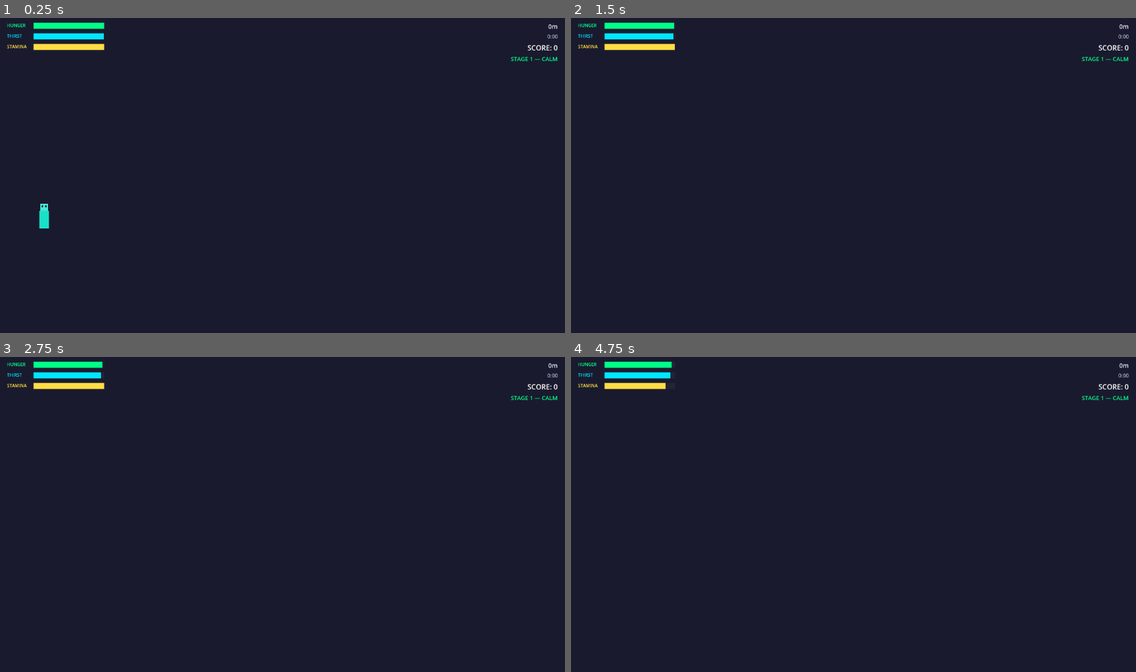
Above: before the commit, frames 1-4 (two rows, left to right).
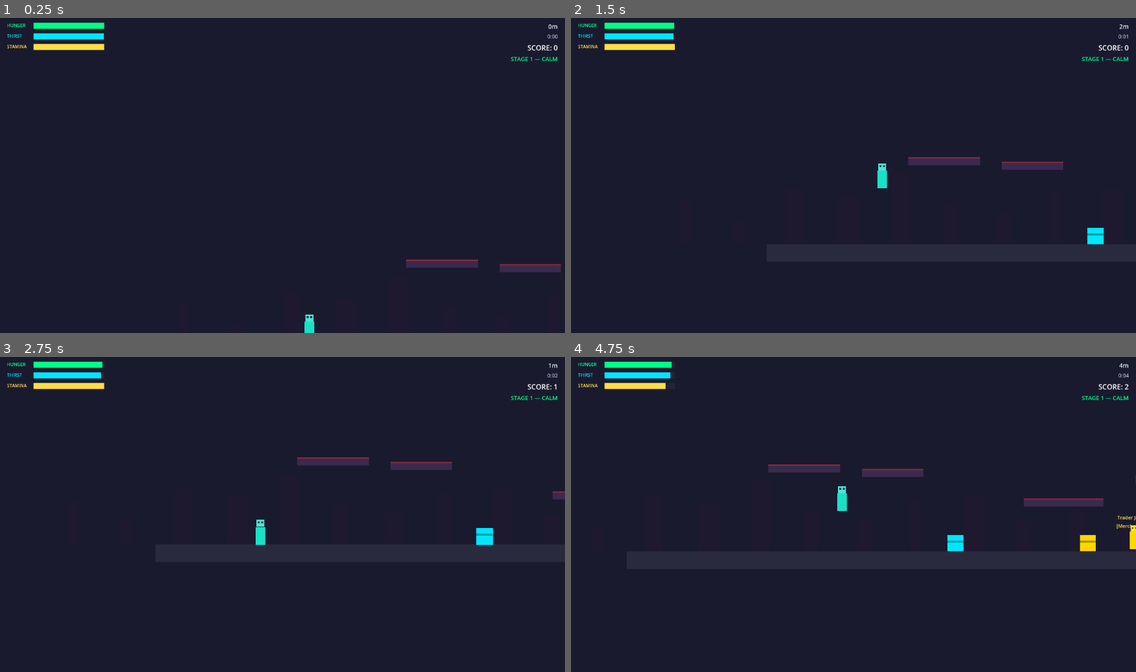
Above: after the commit, the same moments.

Repository: ddocthefirst/dust-and-static
Game: Godot game, scene res://scenes/Main.tscn
The game is run twice, just before and just after one commit, with the same random seed, the same clock (stepped at 60 frames per second) and the same inputs.
Inputs:
- Up to frame 1 (0.25 s): no input
- Up to frame 2 (1.5 s): tap Enter at 0.5 s; hold D (move_right) from 0.53 s (still down); tap E (interact) at 0.6 s; tap Space (jump) at 0.77 s; tap Shift (run) at 1.35 s
- Up to frame 3 (2.75 s): tap Space (jump) at 1.52 s; release D (move_right) at 2.03 s; hold A (move_left) from 2.03 s (still down); tap R at 2.1 s
- Up to frame 4 (4.75 s): release A (move_left) at 2.78 s; hold D (move_right) 2.78-4.28 s; tap E (interact) at 2.85 s; tap Space (jump) at 3.02, 3.77, 4.52 s; hold Shift (run) 3.53-4.28 s; hold A (move_left) from 4.28 s (still down); tap R at 4.35 s

The runs differ from the first frame. In frame 1, 0.8% of the frame differs, in the area x 6-100%, y 58-100%; in frame 2, 0.9%; in frame 3, 1.0%; in frame 4, 1.5%, in the area x 34-100%, y 2-62%.
Error before the commit: Parse Error: Cannot infer the type of "dist" variable because the value doesn't have a set type. (res://scenes/world/World.gd:174)

Commit message:
fix(godot): player falls through ground — fix collision shapes and layer masks

Diff:
--- a/scenes/world/World.gd
+++ b/scenes/world/World.gd
@@ -171,8 +171,8 @@
 	_despawn_old(px)
 
 	# Score: (distance×0.1 + time×0.5) × score_multiplier
-	var dist := player.get_distance()
-	var smult := STAGE_DATA[difficulty_stage]["score_mult"]
+	var dist: float = player.get_distance()
+	var smult: float = float(STAGE_DATA[difficulty_stage]["score_mult"])
 	score = (dist * 0.1 + time_survived * 0.5) * smult
 
 	# Update HUD
Not shown, added: docs/index.png.import
Not shown, changed: docs/index.html
Not shown, changed: docs/index.pck
